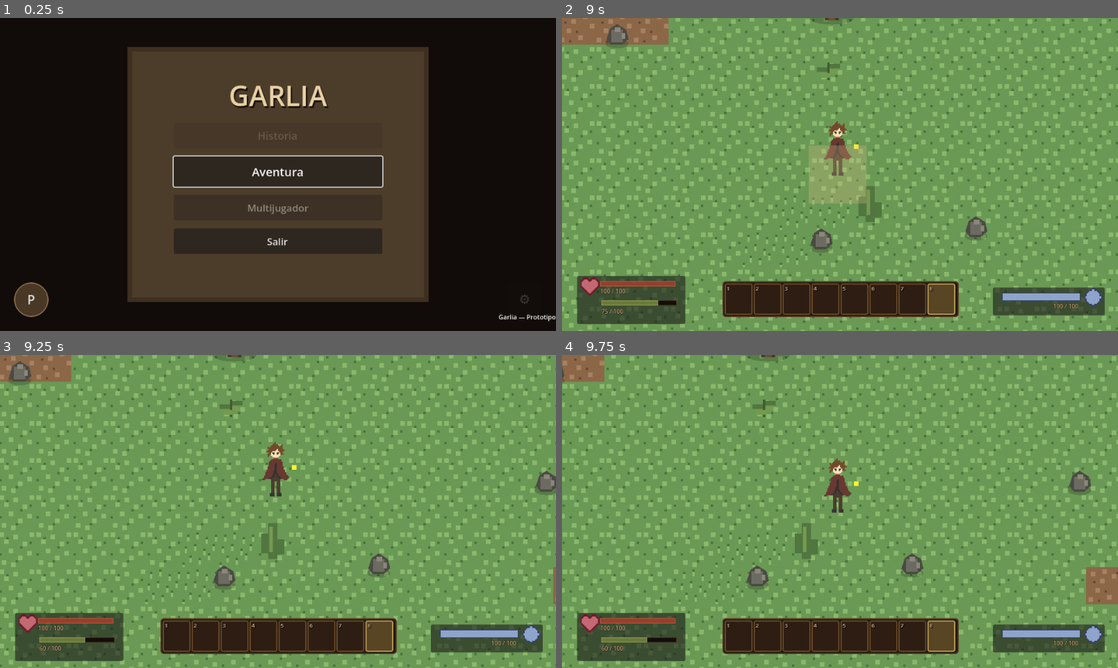
Above: before the commit, frames 1-4 (two rows, left to right).
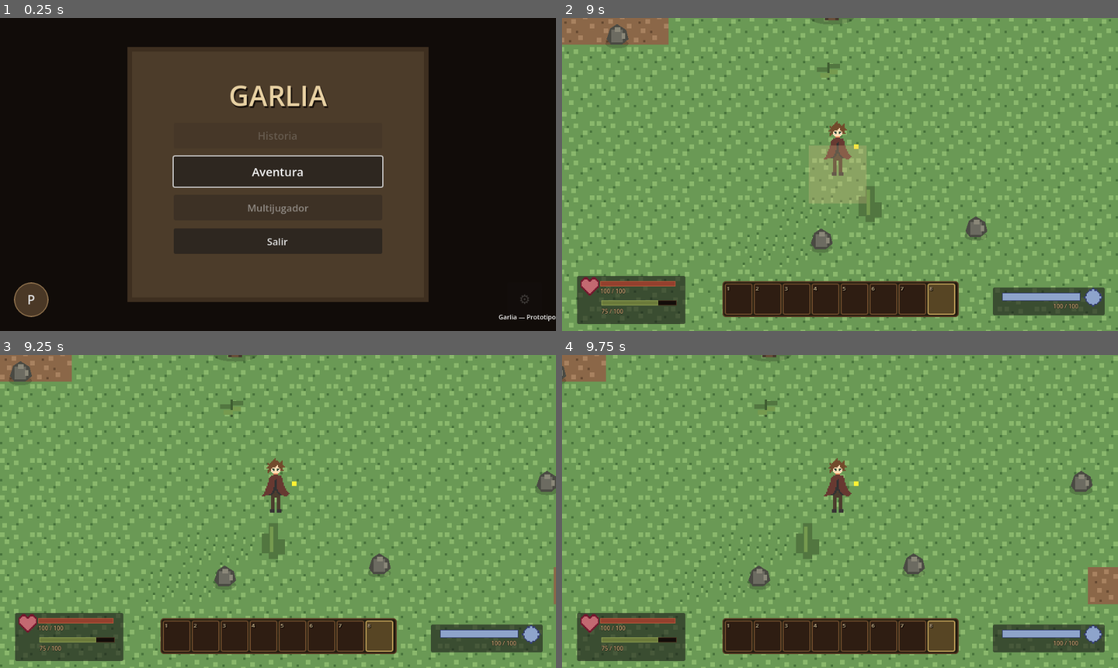
Above: after the commit, the same moments.

Repository: Franilover/Game
Game: Godot game, scene res://scenes/ui/start_menu.tscn
Two runs of this game, one before a commit and one after it. Both use one fixed random seed, a clock stepped at 60 frames per second and the inputs below.
Inputs (mouse positions are in pixels of both pictures, inside the frame that each line leads up to):
- Up to frame 1 (0.25 s): no input
- Up to frame 2 (9 s): click "Aventura" at 0.5 s; click (801, 265) at 1.27 s; type "Alex" at 1.35 s; click "Crear y jugar" at 2 s; click "1" at 2.75 s; click "2" at 3.5 s; click "3" at 4.25 s; click "4" at 5 s; click "5" at 5.75 s; click "6" at 6.5 s; click "7" at 7.25 s; click "8" at 8 s; tap Enter (confirm) at 8.75 s; move the mouse to (962, 158) at 8.77 s; hold D (move_right) from 8.78 s (still down); tap Ctrl (dash) at 8.85 s; click (962, 158) at 8.92 s
- Up to frame 3 (9.25 s): keep holding D (move_right); tap Space (jump) at 9.02, 9.05 s
- Up to frame 4 (9.75 s): tap Space (jump) at 9.32 s; release D (move_right) at 9.5 s; drag from (728, 527) to (812, 574) at 9.52 s

Frames 1-2 are identical in both runs. In frame 3, 2.6% of the frame differs, in the area x 0-100%, y 0-100%; in frame 4, 10%.

Commit message:
Asignar espacio a la esquiva del jugador

Diff:
--- a/scripts/characters/player.gd
+++ b/scripts/characters/player.gd
@@ -118,13 +118,15 @@
 	if Input.is_action_just_pressed("use_ium"):
 		_usar_proceso_ium()
 
-	# Salto.
-	if Input.is_action_just_pressed("jump"):
-		if _puede_hacer_jump():
-			_iniciar_jump()
+	# Esquiva.
+	# Reutilizamos el DASH existente porque ya proporciona
+	# movimiento rápido e invulnerabilidad durante la acción.
+	if Input.is_action_just_pressed("dodge"):
+		if _puede_hacer_dash():
+			_iniciar_dash()
 			return
 
-	# Dash.
+	# Dash alternativo.
 	if Input.is_action_just_pressed("dash"):
 		if _puede_hacer_dash():
 			_iniciar_dash()
